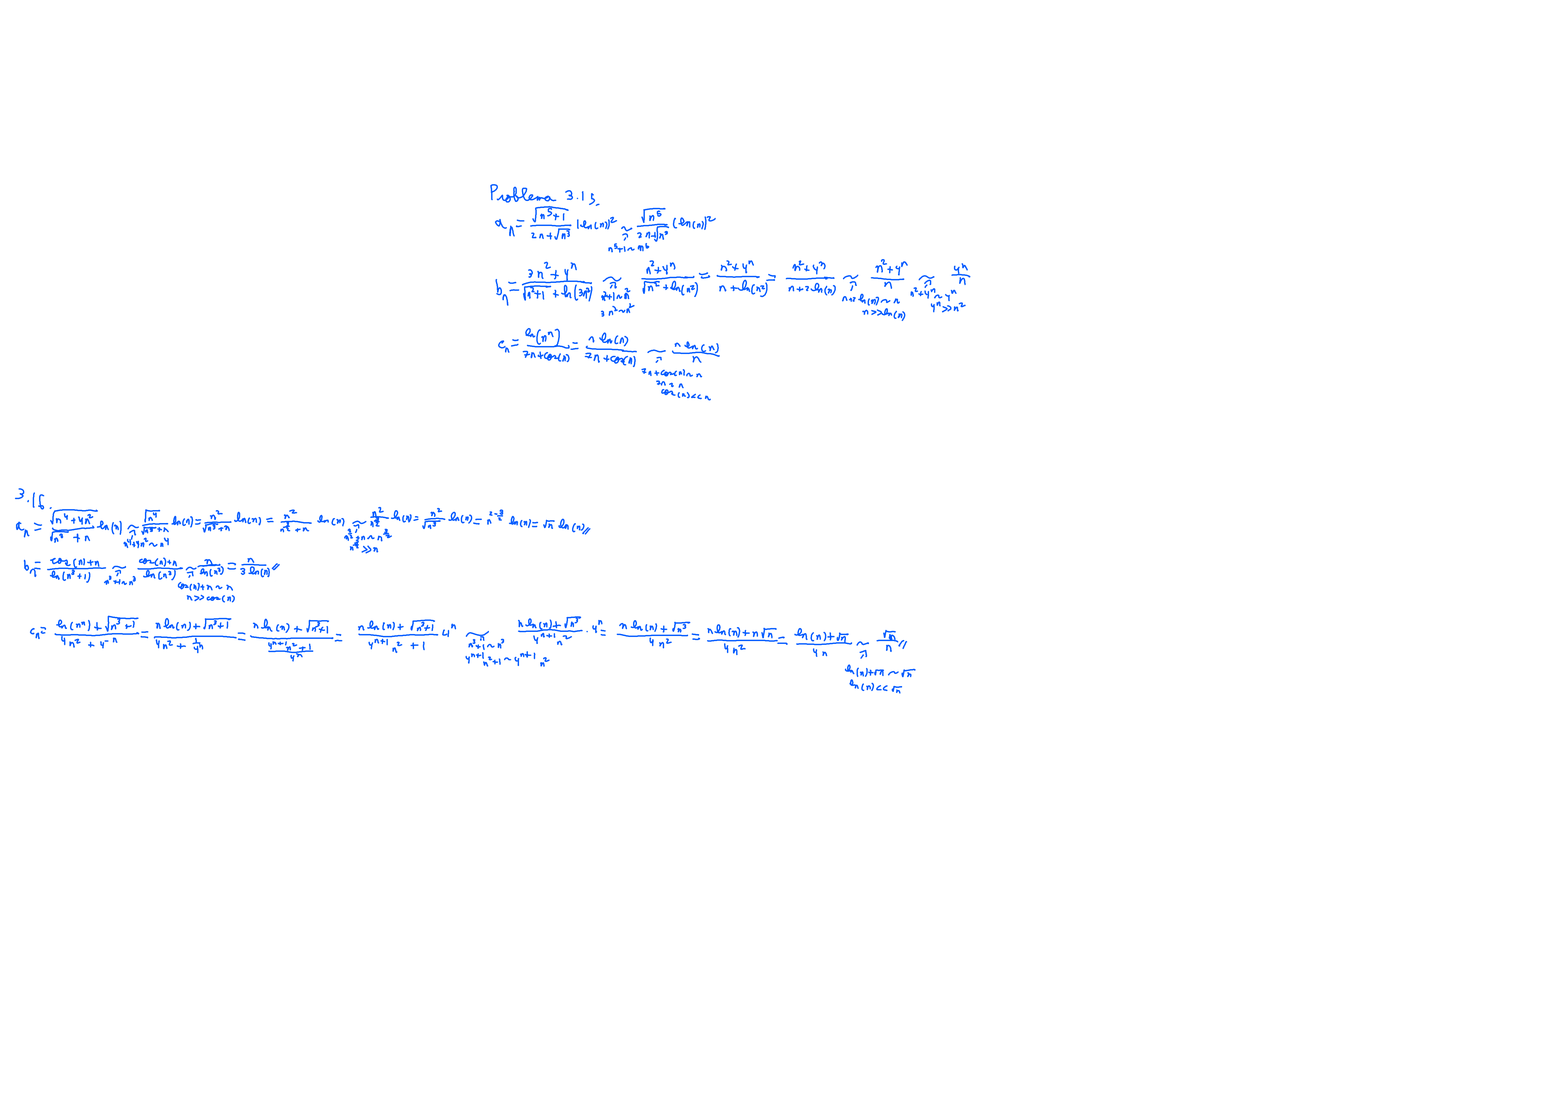
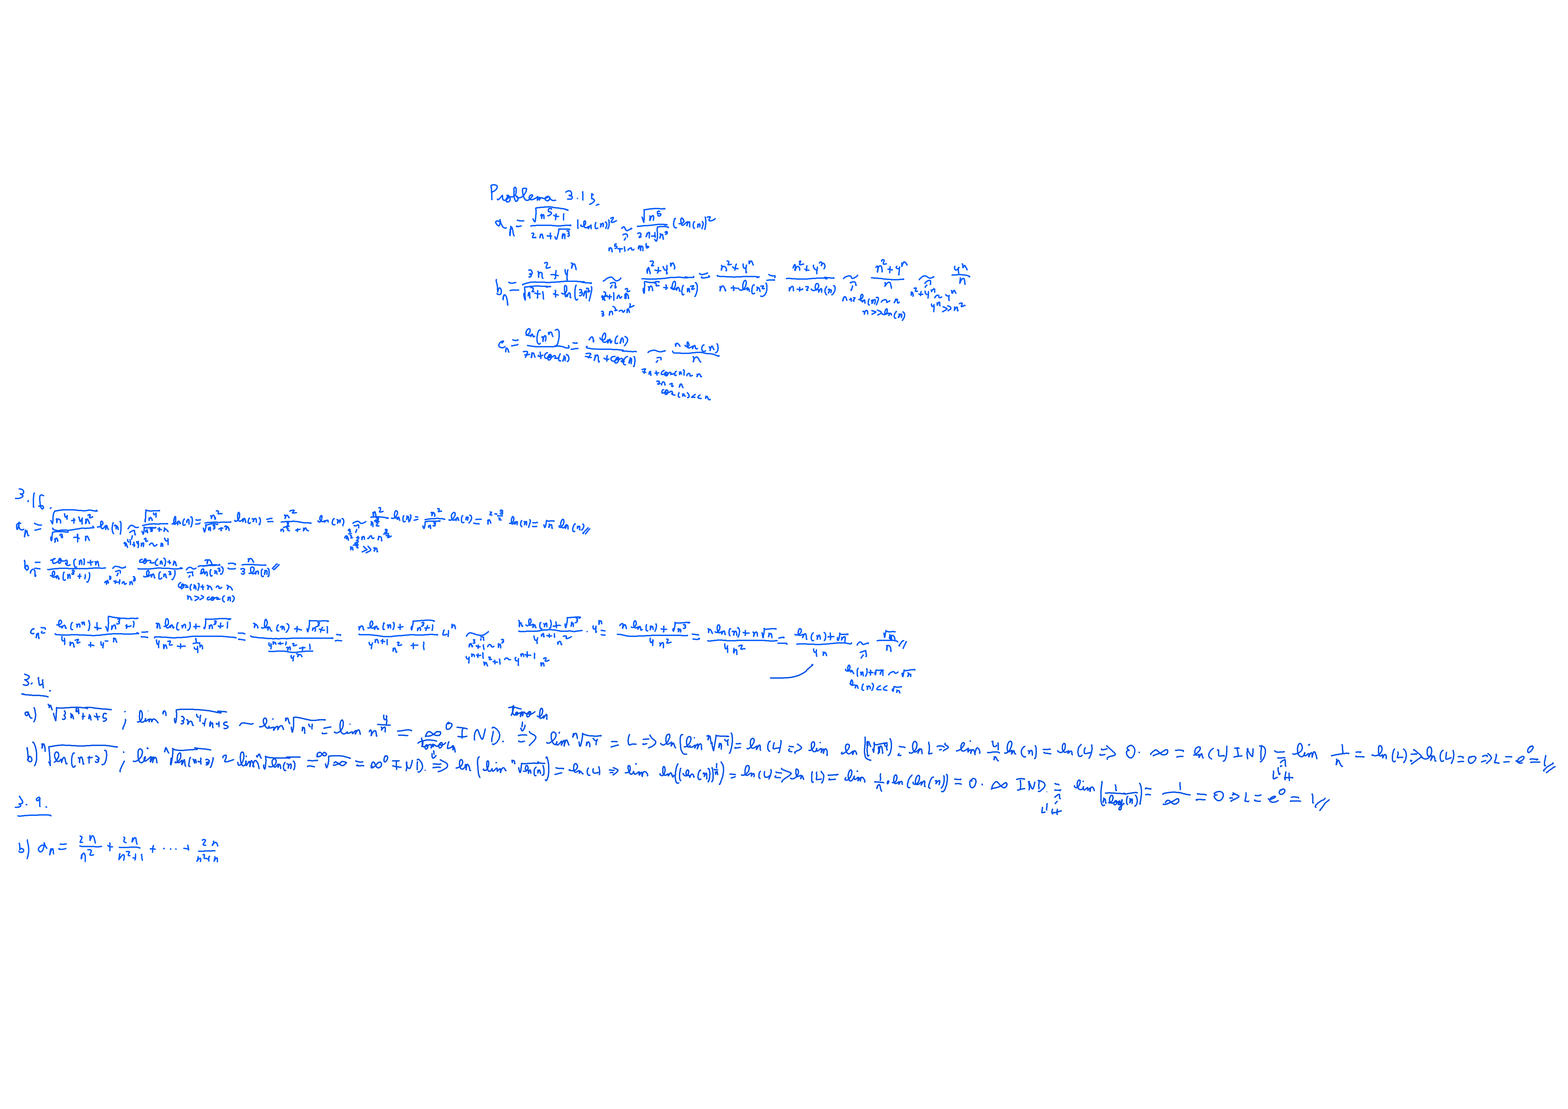
Layers edited between the first and the second 1568 × 1109 image:
painted on "Fill Layer 3" over [14, 663, 1556, 863]